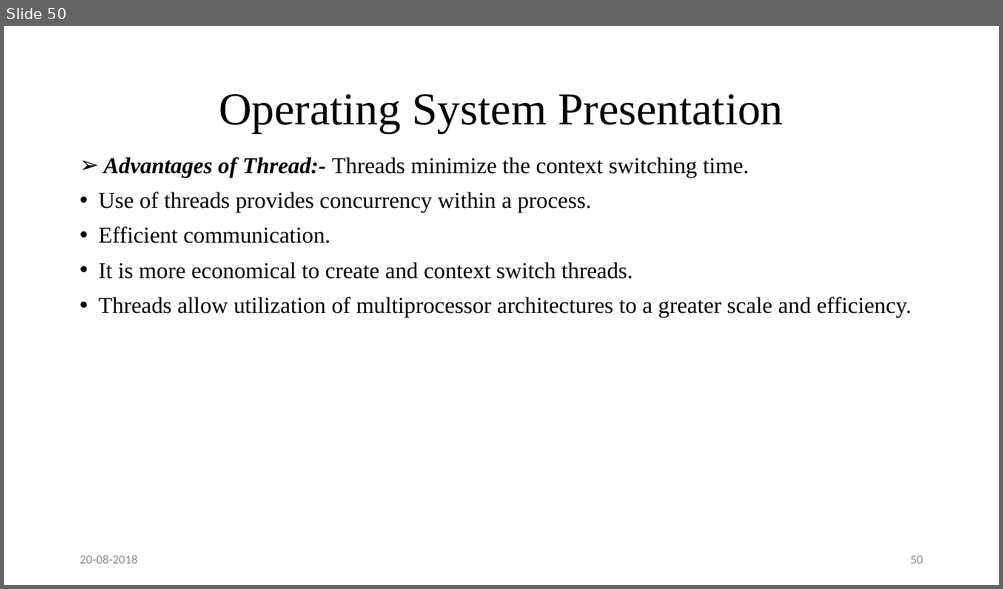
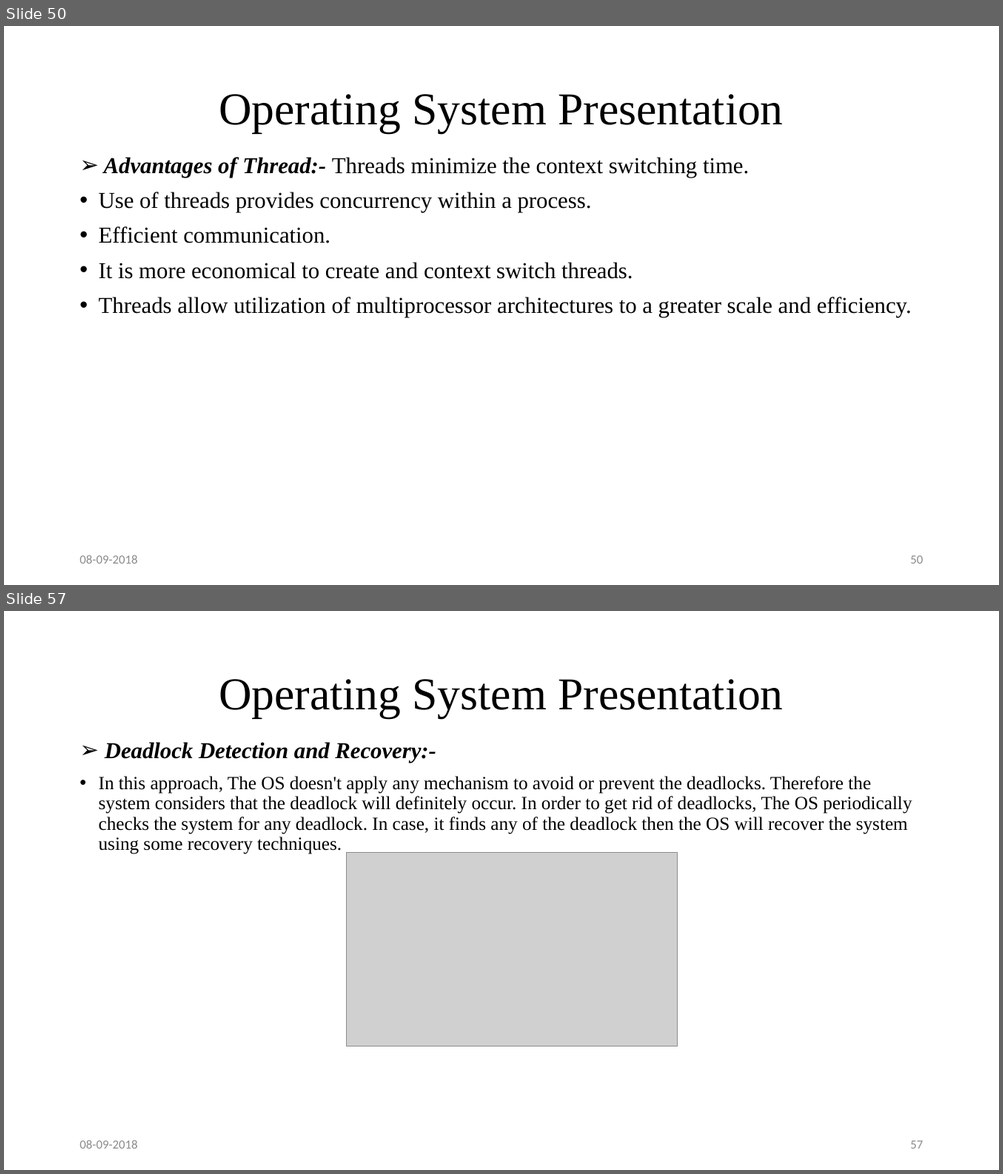
Before and after one commit to sumonkarmakar/Presentation, a slide deck: Operating System Presentation.pptx. Shown one above the other, each under a label of ours: slide 50 before the commit, slides 50 and 57 after it; the slides between them are not shown. The pictures are 1003x589 and 1003x1174 pixels, drawn with LibreOffice and Linux fonts; fonts in the diff are those of the drawing; grey boxes stand for pictures. Boxes give left, top, right and bottom in pixels: in the first picture for what was removed or moved away, otherwise in the second. Text is boxed around its words. In the diff, an @@ line names an element or a change of style, - is before the commit and + after.

```diff
--- a/Operating System Presentation.pptx
+++ b/Operating System Presentation.pptx
@@ slide 57 added at [4,611,999,1170], background #FFFFFF @@
@@ title added at [219,679,782,718], 44 pt, text #000000 @@
+Operating System Presentation
@@ text added at [99,742,911,854], 18 pt, text #000000 @@
+➢ Deadlock Detection and Recovery:-
+• In this approach, The OS doesn't apply any mechanism to avoid or prevent the deadlocks. Therefore the system considers that the deadlock will definitely occur. In order to get rid of deadlocks, The OS periodically checks the system for any deadlock. In case, it finds any of the deadlock then the OS will recover the system using some recovery techniques.
@@ picture added at [346,853,677,1046] @@
@@ text added at [79,1140,137,1149], 12 pt, text #8C8C8C @@
+08-09-2018
@@ page number added at [910,1141,922,1149], 12 pt, text #8C8C8C @@
+57
@@ slide 50 changed as well @@
@@ text at [79,555,137,564]: text changed @@
-20-08-2018
+08-09-2018
```
Also in this commit, not shown: 50 other slides changed, 85 other slides added.
